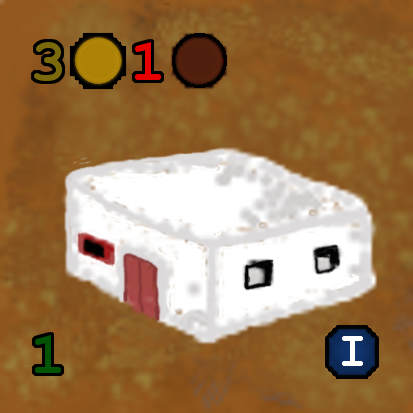
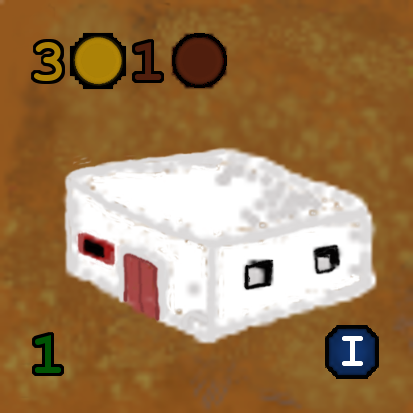
The second 413x413 image is a revision of the first. Changes to its layers:
painted on "1" over (x1=135, y1=42, x2=162, y2=80)
painted on "3" over (x1=34, y1=42, x2=62, y2=81)
